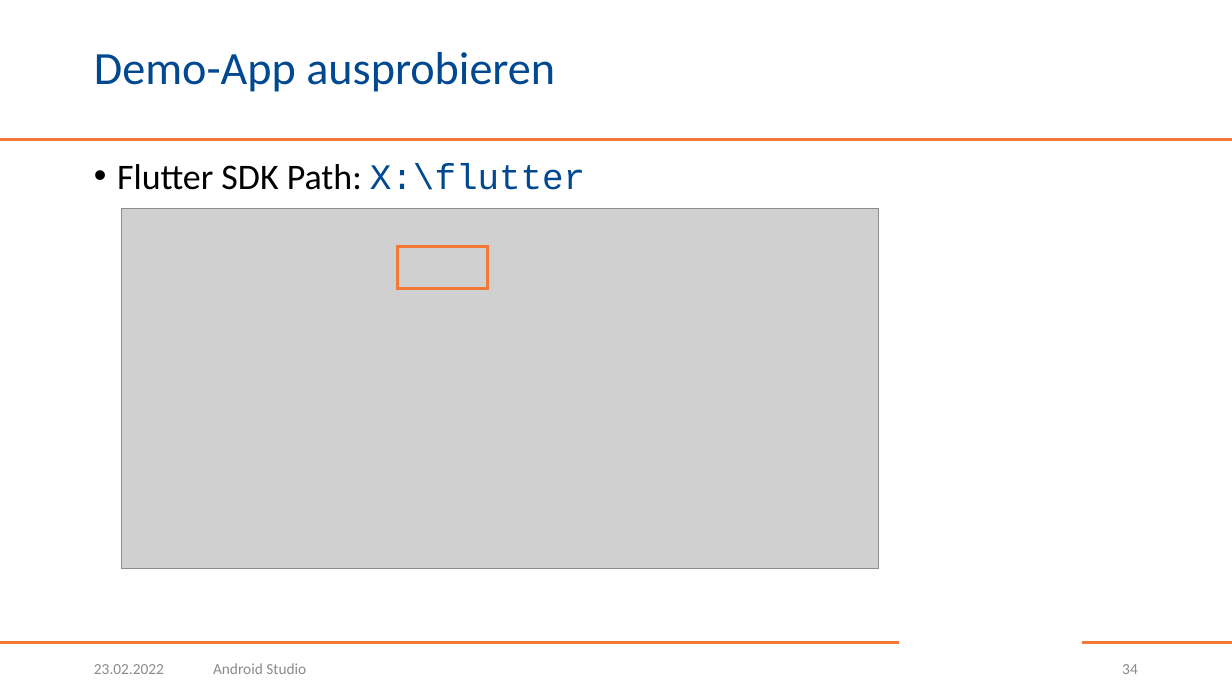
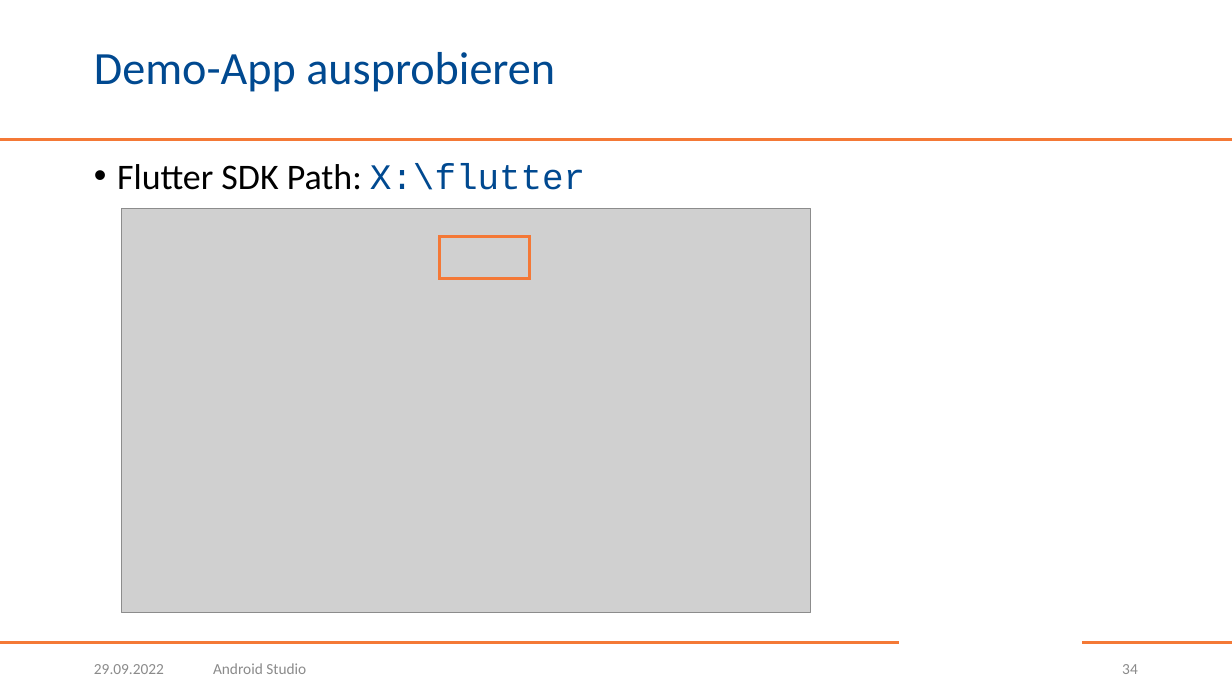
Before and after one commit to BogyMitutoyoCTL/BOGY-App-2022-10, a slide deck: slide 34 of AndroidStudio.pptx. Drawn at 1232x693 pixels with LibreOffice and Linux fonts; fonts in the diff are those of the drawing; grey boxes stand for pictures; background and template pictures are left out. Boxes give left, top, right and bottom in pixels: in the first picture for what was removed or moved away, otherwise in the second. Text is boxed around its words. In the diff, an @@ line names an element or a change of style, - is before the commit and + after.

```diff
--- a/AndroidStudio.pptx
+++ b/AndroidStudio.pptx
@@ picture: place and size @@
-picture at <box>121,209,878,568</box>
+picture at <box>121,209,811,614</box>
@@ rectangle: place and size @@
-rectangle at <box>397,247,487,288</box>
+rectangle at <box>440,237,530,278</box>
@@ text at <box>94,664,164,674</box>: text changed @@
-23.02.2022
+29.09.2022
```
Also in this commit, not shown: 47 other slides changed, 7 slides added.
